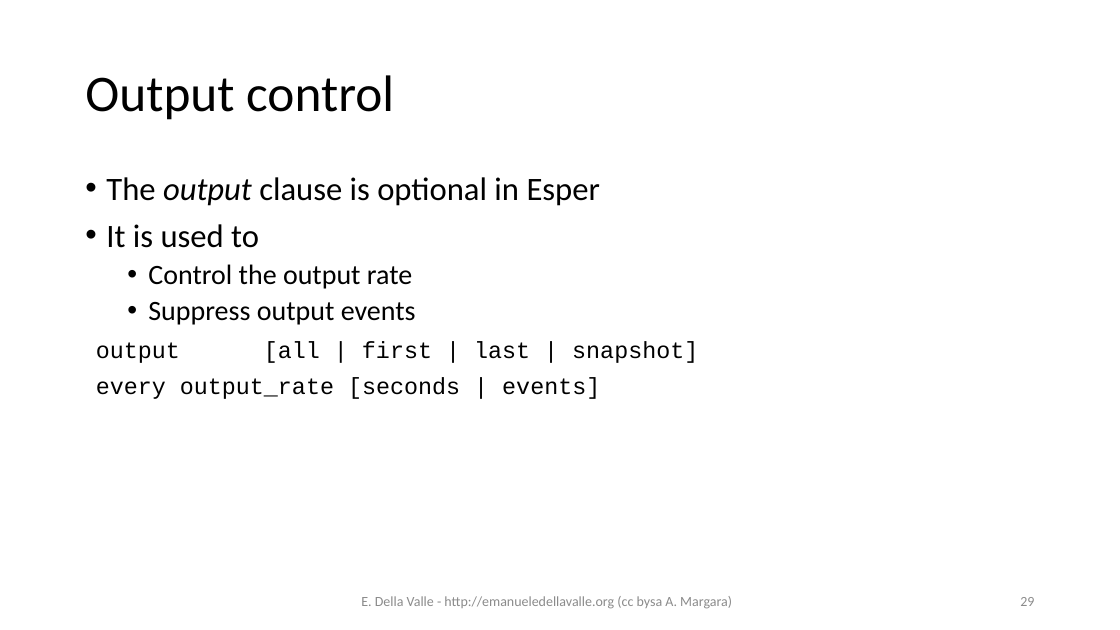
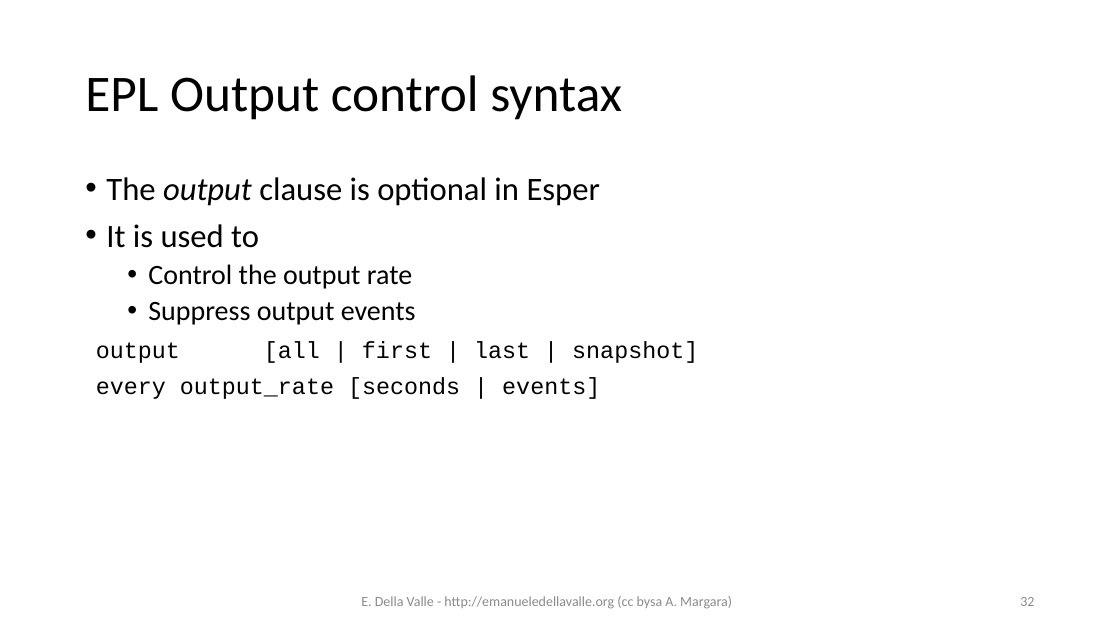
Before and after one commit to eugeniovaretti/streaming-data-analytics, a slide deck: slide 32 of lectures/02_EPL/02_VerticallyScalableSolution_Esper+EPL.pptx (slide 29 before the commit). Drawn at 1120x630 pixels with LibreOffice and Linux fonts; fonts in the diff are those of the drawing. Boxes give left, top, right and bottom in pixels: in the first picture for what was removed or moved away, otherwise in the second. Text is boxed around its words. In the diff, an @@ line names an element or a change of style, - is before the commit and + after.

```diff
--- a/lectures/02_EPL/02_VerticallyScalableSolution_Esper+EPL.pptx
+++ b/lectures/02_EPL/02_VerticallyScalableSolution_Esper+EPL.pptx
@@ title at (x1=85, y1=75, x2=622, y2=120): text changed @@
-Output control
+EPL Output control syntax
@@ page number at (x1=1020, y1=597, x2=1034, y2=606): text changed @@
-29
+32
```
Also in this commit, not shown: 8 other slides changed, 4 slides added, 1 slide removed, 4 other files.
